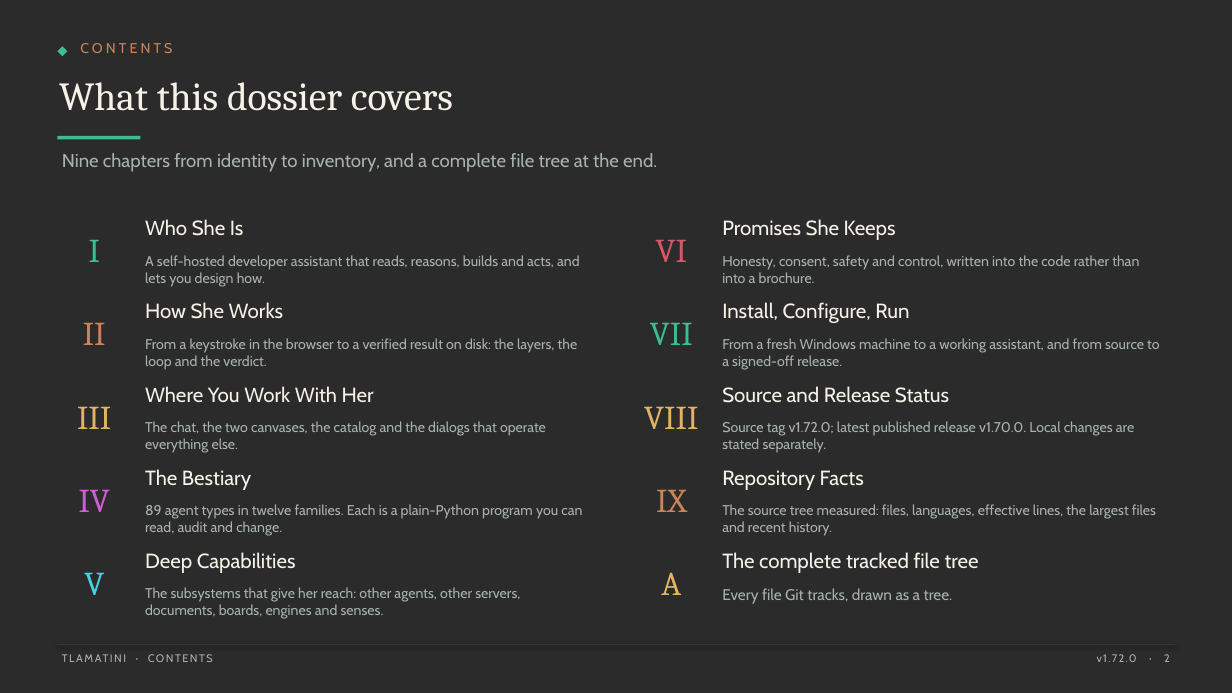
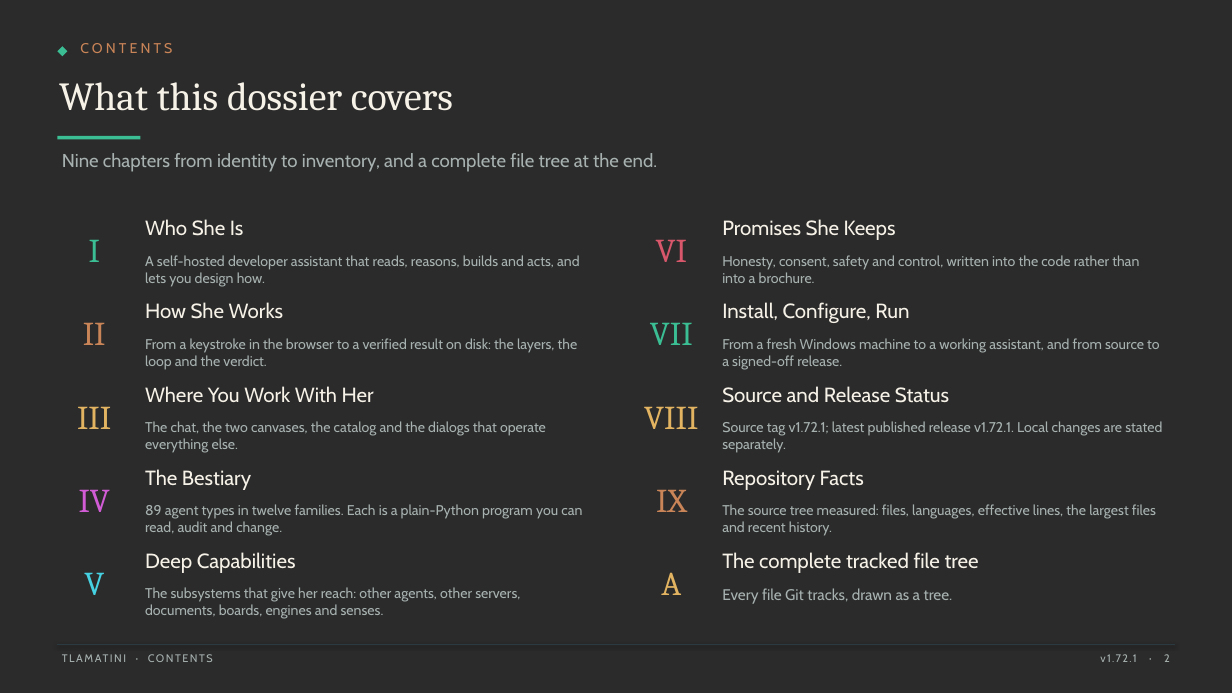
Before and after one commit to XAIHT/Tlamatini, a slide deck: slide 2 of Tlamatini_eXtended_Artificial_Intelligence_Humanly_Tempered.pptx. Drawn at 1232x693 pixels with LibreOffice and Linux fonts; fonts in the diff are those of the drawing; background and template pictures are left out; a plain dark background stands for a picture behind light text. Boxes give left, top, right and bottom in pixels: in the first picture for what was removed or moved away, otherwise in the second. Text is boxed around its words. In the diff, an @@ line names an element or a change of style, - is before the commit and + after.

```diff
--- a/Tlamatini_eXtended_Artificial_Intelligence_Humanly_Tempered.pptx
+++ b/Tlamatini_eXtended_Artificial_Intelligence_Humanly_Tempered.pptx
@@ text at <box>722,421,1162,453</box>: text changed @@
-Source tag v1.72.0; latest published release v1.70.0. Local changes are stated separately.
+Source tag v1.72.1; latest published release v1.72.1. Local changes are stated separately.
@@ text at <box>1100,654,1170,662</box>: text changed @@
-v1.72.0 · 2
+v1.72.1 · 2
```
Also in this commit, not shown: 119 other slides changed, 1 slide added, 16 other files.
